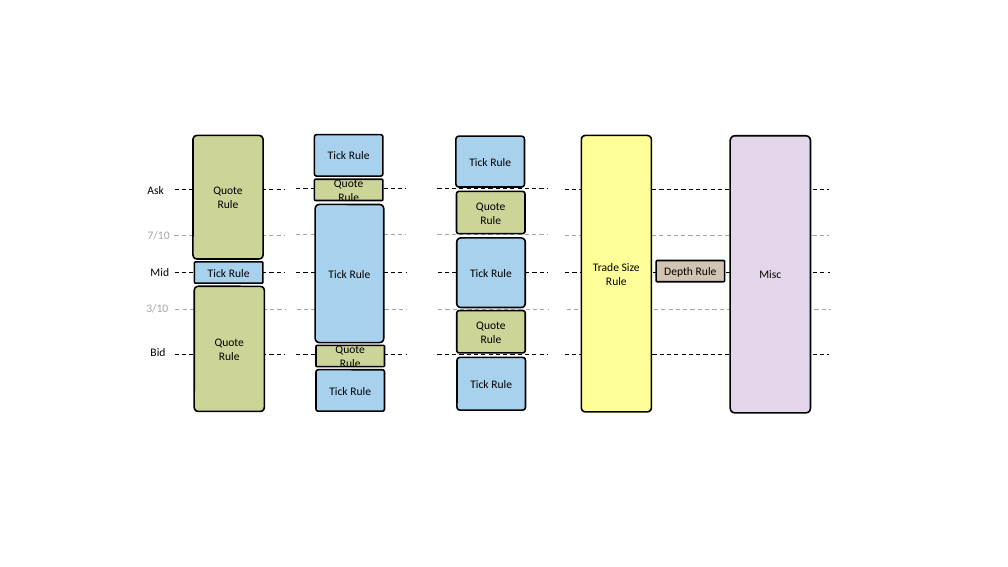
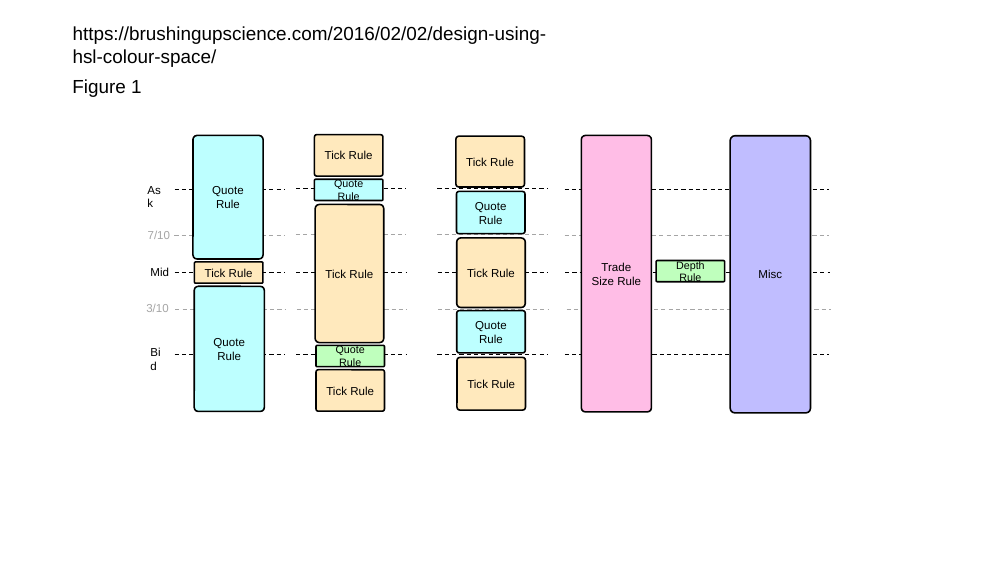
Before and after one commit to KarelZe/thesis, a slide deck: slide 4 of reports/Graphs/diagrams.pptx. Drawn at 1008x567 pixels with LibreOffice and Linux fonts; fonts in the diff are those of the drawing. Boxes give left, top, right and bottom in pixels: in the first picture for what was removed or moved away, otherwise in the second. Text is boxed around its words. In the diff, an @@ line names an element or a change of style, - is before the commit and + after.

```diff
--- a/reports/Graphs/diagrams.pptx
+++ b/reports/Graphs/diagrams.pptx
@@ text added at bbox=[73, 26, 547, 67], 18 pt, text #000000 @@
+https://brushingupscience.com/2016/02/02/design-using-hsl-colour-space/
@@ text added at bbox=[72, 79, 142, 97], 18 pt, text #000000 @@
+Figure 1
@@ rounded rectangle "Trade Size Rule" at bbox=[582, 135, 652, 412]: font Calibri to Arial; fill #FFFF99 to #FFBDE6 @@
@@ rounded rectangle "Misc" at bbox=[730, 136, 811, 414]: font Calibri to Arial; fill #E4D6EA to #C0BDFF @@
@@ rounded rectangle "Quote Rule" at bbox=[315, 179, 383, 200]: size 11 to 10.2 pt, font Calibri to Arial; fill #CCD497 to #BDFFFF @@
@@ font Calibri to Arial; fill #CCD497 to #BDFFFF in 4 elements at bbox=[194, 287, 265, 412], bbox=[193, 135, 263, 259], bbox=[457, 311, 526, 353], bbox=[457, 191, 526, 234] @@
@@ rounded rectangle "Depth Rule" at bbox=[656, 261, 725, 282]: size 11 to 10.2 pt, font Calibri to Arial; fill #D2C4B2 to #BFFFBD @@
@@ font Calibri to Arial in 5 elements at bbox=[150, 267, 169, 276], bbox=[146, 304, 168, 312], bbox=[148, 231, 170, 239], bbox=[140, 179, 172, 201], bbox=[143, 342, 174, 364] @@
@@ rounded rectangle "Quote Rule" at bbox=[316, 346, 385, 367]: size 11 to 10.2 pt, font Calibri to Arial; fill #CCD497 to #BFFFBD @@
@@ font Calibri to Arial; fill #A8D1EE to #FFE9BD in 7 elements at bbox=[194, 262, 263, 284], bbox=[315, 135, 383, 176], bbox=[315, 204, 384, 343], bbox=[316, 370, 385, 411], bbox=[456, 136, 525, 187], bbox=[457, 238, 526, 308], bbox=[457, 358, 526, 411] @@
```
Also in this commit, not shown: 1 slide added, 15 other files.
